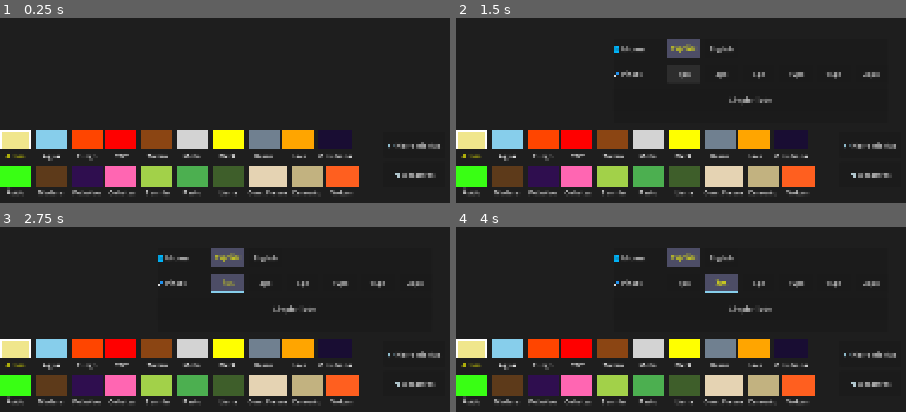
Above: before the commit, frames 1-4 (two rows, left to right).
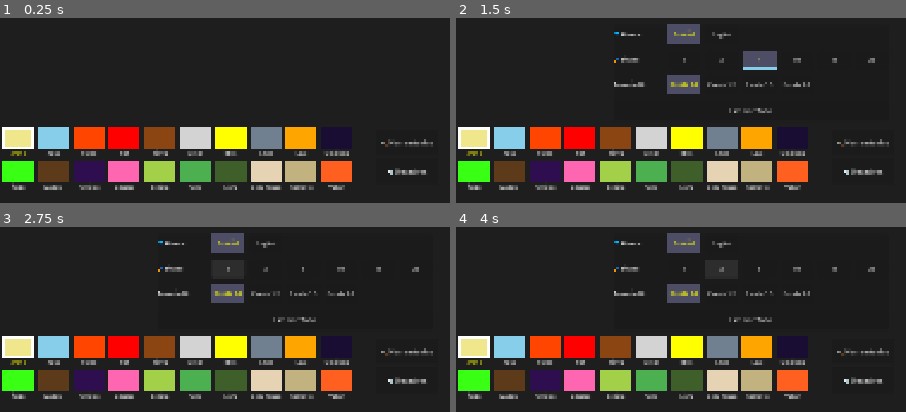
Above: after the commit, the same moments.

Repository: OmarSaez/Sandbox-game
Game: Godot game, scene res://scenes/main/main_scene.tscn
The game is run twice, just before and just after one commit, with the same random seed, the same clock (stepped at 60 frames per second) and the same inputs.
Inputs (mouse positions are in pixels of both pictures, inside the frame that each line leads up to):
- Up to frame 1 (0.25 s): no input
- Up to frame 2 (1.5 s): click "🛠️ Herramientas" at 0.5 s; click (685, 73) at 1.25 s, where only the run before the commit has a clickable "1px"
- Up to frame 3 (2.75 s): click (229, 267) at 2 s, where only the run after the commit has a clickable "1"
- Up to frame 4 (4 s): click (721, 282) at 2.75 s, where only the run before the commit has a clickable "3px"; click (721, 267) at 3.5 s, where only the run after the commit has a clickable "3"

The runs differ from the first frame. In frame 1, 10% of the frame differs, in the area x 0-98%, y 58-96%; in frame 2, 15%, in the area x 0-98%, y 3-96%; in frame 3, 15%; in frame 4, 15%.

Commit message:
Intento de mejorar el tamaño de la IU

Diff:
--- a/sandbox/scenes/main/main_scene.tscn
+++ b/sandbox/scenes/main/main_scene.tscn
@@ -35,7 +35,10 @@
 anchors_preset = 15
 anchor_right = 1.0
 anchor_bottom = 1.0
-offset_right = -160.0
+offset_left = 6.0
+offset_top = -4.0
+offset_right = -154.0
+offset_bottom = -4.0
 grow_horizontal = 2
 grow_vertical = 2
 theme_override_constants/h_separation = 10
@@ -47,10 +50,10 @@
 anchor_left = 1.0
 anchor_right = 1.0
 anchor_bottom = 1.0
-offset_left = -160.0
-offset_top = -16.0
-offset_right = -10.0
-offset_bottom = -16.0
+offset_left = -178.0
+offset_top = -23.0
+offset_right = -28.0
+offset_bottom = -23.0
 grow_horizontal = 0
 grow_vertical = 2
 theme_override_constants/separation = 10
@@ -62,10 +65,10 @@
 anchor_top = 0.5
 anchor_right = 0.5
 anchor_bottom = 0.68
-offset_left = -33.0
-offset_top = 565.0
-offset_right = 367.0
-offset_bottom = 419.40002
+offset_left = -32.0
+offset_top = 546.0
+offset_right = 368.0
+offset_bottom = 400.40002
 grow_horizontal = 2
 grow_vertical = 2
 
@@ -75,9 +78,9 @@
 anchor_top = 0.5
 anchor_right = 0.5
 anchor_bottom = 0.5
-offset_left = 59.0
-offset_top = 555.0
-offset_right = 459.0
-offset_bottom = 755.0
+offset_left = 58.0
+offset_top = 543.0
+offset_right = 458.0
+offset_bottom = 743.0
 grow_horizontal = 2
 grow_vertical = 2
--- a/sandbox/scripts/sandbox/sandbox_grid.gd
+++ b/sandbox/scripts/sandbox/sandbox_grid.gd
@@ -21,6 +21,11 @@
 var is_mouse_over_ui: bool = false
 var brush_radius: int = 2
 var current_language: String = "es" # "es" or "en"
+var ui_scale_level: int = 0 # 0=1.0x, 1=1.2x, 2=1.5x, 3=2.0x
+func _get_ui_scale() -> float:
+	var scales = [1.0, 1.2, 1.5, 2.0]
+	return scales[ui_scale_level]
+
 var ui_elements = {} # To track nodes for re-labeling
 var tools_panel: PanelContainer
 var disaster_panel: PanelContainer
@@ -62,6 +67,8 @@
 		"cem_fresh": "Cem. Fresco",
 		"cement": "Cemento",
 		"volcan": "Volcán",
+		"ui_size": "Tamaño UI",
+		"size": "Escala",
 		"reset": "Limpiar Todo"
 	},
 	"en": {
@@ -97,9 +104,11 @@
 		"seed": "Seed",
 		"grass": "Grass",
 		"vine": "Vine",
-		"cem_fresh": "Fresh Cement",
+		"cem_fresh": "Fresh Cem.",
 		"cement": "Cement",
 		"volcan": "Volcano",
+		"ui_size": "UI Size",
+		"size": "Scale",
 		"reset": "Clear All"
 	}
 }
@@ -292,45 +301,78 @@
 var material_grid: HFlowContainer
 var action_vbox: VBoxContainer
 
+var material_scroll: ScrollContainer
+
 func _setup_main_ui_containers():
+	var s = _get_ui_scale()
 	var ui_root = get_parent().get_node("UI")
 	var main_controls = ui_root.get_node("Controls")
 
-	# We no longer clear the controls!
-	# We expect 'MaterialGrid' and 'ActionButtons' to be physical nodes in the scene.
-
-	# Reference existing nodes or create them if missing (Safety)
-	if main_controls.has_node("MaterialGrid"):
+	# 1. FIND AND WRAP MaterialGrid
+	if not material_grid:
 		material_grid = main_controls.get_node("MaterialGrid")
+
+	# Wrap in scroll if not already wrapped
+	if not material_grid.get_parent() is ScrollContainer:
+		var parent = material_grid.get_parent()
+		var idx = material_grid.get_index()
+
+		# CLONE original layout from MaterialGrid
+		var orig_anchors = [material_grid.anchor_left, material_grid.anchor_top, material_grid.anchor_right, material_grid.anchor_bottom]
+		var orig_offsets = [material_grid.offset_left, material_grid.offset_top, material_grid.offset_right, material_grid.offset_bottom]
+
+		parent.remove_child(material_grid)
+
+		material_scroll = ScrollContainer.new()
+		material_scroll.name = "MaterialScroll"
+		material_scroll.horizontal_scroll_mode = ScrollContainer.SCROLL_MODE_DISABLED
+		material_scroll.vertical_scroll_mode = ScrollContainer.SCROLL_MODE_AUTO
+		material_scroll.size_flags_horizontal = Control.SIZE_EXPAND_FILL
+
+		# APPLY CLONED LAYOUT TO SCROLL
+		material_scroll.anchor_left = orig_anchors[0]
+		material_scroll.anchor_top = orig_anchors[1]
+		material_scroll.anchor_right = orig_anchors[2]
+		material_scroll.anchor_bottom = orig_anchors[3]
+		material_scroll.offset_left = orig_offsets[0]
+		material_scroll.offset_top = orig_offsets[1]
+		material_scroll.offset_right = orig_offsets[2]
+		material_scroll.offset_bottom = orig_offsets[3]
+
+		parent.add_child(material_scroll)
+		parent.move_child(material_scroll, idx)
+		material_scroll.add_child(material_grid)
+
+		material_grid.mouse_entered.connect(func(): is_mouse_over_ui = true)
+		material_grid.mouse_exited.connect(func(): is_mouse_over_ui = false)
+
+		# FORCE GRID TO FILL SCROLL WIDTH
+		material_grid.size_flags_horizontal = Control.SIZE_EXPAND_FILL
 	else:
-		material_grid = HFlowContainer.new()
-		material_grid.name = "MaterialGrid"
-		main_controls.add_child(material_grid)
-
-	if main_controls.has_node("ActionButtons"):
+		material_scroll = material_grid.get_parent()
+		# Keep height dynamic with scale but respect horizontal span
+		material_scroll.custom_minimum_size = Vector2(0, 180 * s)
+
+	# 2. FIND ActionButtons (Stay as they are in scene)
+	if not action_vbox:
 		action_vbox = main_controls.get_node("ActionButtons")
 		action_vbox.mouse_entered.connect(func(): is_mouse_over_ui = true)
 		action_vbox.mouse_exited.connect(func(): is_mouse_over_ui = false)
-	else:
-		action_vbox = VBoxContainer.new()
-		action_vbox.name = "ActionButtons"
-		action_vbox.mouse_entered.connect(func(): is_mouse_over_ui = true)
-		action_vbox.mouse_exited.connect(func(): is_mouse_over_ui = false)
-		main_controls.add_child(action_vbox)
-
-	if material_grid:
-		material_grid.mouse_entered.connect(func(): is_mouse_over_ui = true)
-		material_grid.mouse_exited.connect(func(): is_mouse_over_ui = false)
-
-	# Setup buttons within the material grid if they don't exist
+
+	# CLEAN ONLY CHILDREN FOR REFRESH
+	for child in material_grid.get_children(): child.queue_free()
+	for child in action_vbox.get_children(): child.queue_free()
+
 	_setup_materials_within_grid()
 
 
 func _setup_tools_ui():
+	var s = _get_ui_scale()
 	var ui_root = get_parent().get_node("UI")
 	var tools_btn = Button.new()
 	tools_btn.name = "ToolsBtn"
-	tools_btn.custom_minimum_size = Vector2(150, 60)
+	tools_btn.custom_minimum_size = Vector2(150 * s, 60 * s)
+	tools_btn.add_theme_font_size_override("font_size", 16 * s)
 	tools_btn.text = tr[current_language]["tools"]
 	ui_elements["tools_btn"] = tools_btn
 	action_vbox.add_child(tools_btn)
@@ -340,12 +382,11 @@
 
 	# SETUP INTERNAL BOX IF NOT PRESENT
 	var v_box: VBoxContainer
-	if tools_panel.get_child_count() == 0:
-		v_box = VBoxContainer.new()
-		v_box.add_theme_constant_override("separation", 15)
-		tools_panel.add_child(v_box)
-	else:
-		v_box = tools_panel.get_child(0)
+	for child in tools_panel.get_children(): child.queue_free() # CLEAR OLD PANEL
+
+	v_box = VBoxContainer.new()
+	v_box.add_theme_constant_override("separation", 15 * s)
+	tools_panel.add_child(v_box)
 
 	tools_btn.pressed.connect(func():
 		disaster_panel.visible = false
@@ -357,20 +398,22 @@
 
 	var create_row = func(label_key: String, options: Array, callback: Callable):
 		var h_box = HBoxContainer.new()
-		h_box.add_theme_constant_override("separation", 10)
+		h_box.add_theme_constant_override("separation", 10 * s)
 		var lbl = Label.new()
 		lbl.text = tr[current_language][label_key] + ": "
-		lbl.custom_minimum_size = Vector2(120, 0)
+		lbl.custom_minimum_size = Vector2(120 * s, 0)
+		lbl.add_theme_font_size_override("font_size", 14 * s)
 		ui_elements[label_key + "_lbl"] = lbl
 		h_box.add_child(lbl)
 		for i in range(options.size()):
 			var btn = Button.new()
 			btn.text = options[i]
-			btn.custom_minimum_size = Vector2(80, 45)
+			btn.custom_minimum_size = Vector2(80 * s, 45 * s)
+			btn.add_theme_font_size_override("font_size", 14 * s)
 			var level = i
 			btn.pressed.connect(func(): callback.call(level))
 			h_box.add_child(btn)
-			ui_elements[label_key + "_btn_" + str(i)] = btn # Store to refresh (if static text)
+			ui_elements[label_key + "_btn_" + str(i)] = btn
 		v_box.add_child(h_box)
 
 	# Language Row (First Tool)
@@ -383,16 +426,27 @@
 
 	# BRUSH SIZE ROW
 	var brush_sizes = [0, 1, 2, 5, 7, 12]
-	var brush_labels = ["1px", "3px", "5px", "10px", "15px", "25px"]
+	var brush_labels = ["1", "3", "5", "10", "15", "25"]
 	create_row.call("brush", brush_labels, func(l):
 		brush_radius = brush_sizes[l]
 		_update_highlights()
 	)
 
+	# UI SCALE ROW
+	var scale_labels = [tr[current_language]["size"] + " 1.0", tr[current_language]["size"] + " 1.2", tr[current_language]["size"] + " 1.5", tr[current_language]["size"] + " 2.0"]
+	create_row.call("ui_size", scale_labels, func(l):
+		ui_scale_level = l
+		_setup_main_ui_containers() # REBUILD EVERYTHING WITH NEW SCALE
+		_setup_tools_ui() # REBUILD TOOLS TOO
+		_setup_disaster_ui() # REBUILD DISASTERS TOO
+		tools_panel.visible = true # Keep open
+	)
+
 	# DIRECT RESET BUTTON (Bottom of Tools)
 	var reset_btn = Button.new()
 	reset_btn.text = tr[current_language]["reset"]
-	reset_btn.custom_minimum_size = Vector2(0, 50)
+	reset_btn.custom_minimum_size = Vector2(0, 50 * s) # SCALED
+	reset_btn.add_theme_font_size_override("font_size", 16 * s) # SCALED
 	reset_btn.pressed.connect(func():
 		_clear_all()
 	)
@@ -400,9 +454,11 @@
 	v_box.add_child(reset_btn)
 
 func _setup_disaster_ui():
+	var s = _get_ui_scale()
 	var disaster_btn = Button.new()
 	disaster_btn.name = "DisasterBtn"
-	disaster_btn.custom_minimum_size = Vector2(150, 60)
+	disaster_btn.custom_minimum_size = Vector2(150 * s, 60 * s)
+	disaster_btn.add_theme_font_size_override("font_size", 16 * s)
 	disaster_btn.text = tr[current_language]["disasters"]
 	ui_elements["disaster_btn"] = disaster_btn
 	action_vbox.add_child(disaster_btn)
@@ -412,12 +468,11 @@
 	disaster_panel.mouse_filter = Control.MOUSE_FILTER_STOP
 
 	var v_box: VBoxContainer
-	if disaster_panel.get_child_count() == 0:
-		v_box = VBoxContainer.new()
-		v_box.add_theme_constant_override("separation", 15)
-		disaster_panel.add_child(v_box)
-	else:
-		v_box = disaster_panel.get_child(0)
+	for child in disaster_panel.get_children(): child.queue_free() # CLEAR OLD PANEL
+
+	v_box = VBoxContainer.new()
+	v_box.add_theme_constant_override("separation", 15 * s)
+	disaster_panel.add_child(v_box)
 
 	disaster_btn.pressed.connect(func():
 		tools_panel.visible = false
@@ -429,17 +484,19 @@
 
 	var create_row = func(label_key: String, options_keys: Array, callback: Callable):
 		var h_box = HBoxContainer.new()
-		h_box.add_theme_constant_override("separation", 10)
+		h_box.add_theme_constant_override("separation", 10 * s)
 		var lbl = Label.new()
 		lbl.text = tr[current_language][label_key] + ": "
-		lbl.custom_minimum_size = Vector2(120, 0)
+		lbl.custom_minimum_size = Vector2(120 * s, 0)
+		lbl.add_theme_font_size_override("font_size", 14 * s)
 		ui_elements[label_key + "_lbl"] = lbl
 		h_box.add_child(lbl)
 		for i in range(options_keys.size()):
 			var osk = options_keys[i]
 			var btn = Button.new()
 			btn.text = tr[current_language][osk]
-			btn.custom_minimum_size = Vector2(80, 45)
+			btn.custom_minimum_size = Vector2(80 * s, 45 * s)
+			btn.add_theme_font_size_override("font_size", 14 * s)
 			btn.pressed.connect(func(): callback.call(i))
 			h_box.add_child(btn)
 			ui_elements[label_key + "_btn_" + str(i)] = [btn, osk] # Store button and key for translation
@@ -466,13 +523,23 @@
 	)
 
 func _refresh_ui_text():
+	var s = _get_ui_scale()
 	for key in ui_elements:
 		var node_data = ui_elements[key]
 
 		# Handle direct button nodes (Tools/Disasters)
-		if key == "tools_btn": node_data.text = tr[current_language]["tools"]
-		elif key == "disaster_btn": node_data.text = tr[current_language]["disasters"]
-		elif key == "reset_btn": node_data.text = tr[current_language]["reset"]
+		if key == "tools_btn":
+			node_data.text = tr[current_language]["tools"]
+			node_data.custom_minimum_size = Vector2(150 * s, 60 * s)
+			node_data.add_theme_font_size_override("font_size", 16 * s)
+		elif key == "disaster_btn":
+			node_data.text = tr[current_language]["disasters"]
+			node_data.custom_minimum_size = Vector2(150 * s, 60 * s)
+			node_data.add_theme_font_size_override("font_size", 16 * s)
+		elif key == "reset_btn":
+			node_data.text = tr[current_language]["reset"]
+			node_data.custom_minimum_size = Vector2(0, 50 * s)
+			node_data.add_theme_font_size_override("font_size", 16 * s)
 
 		# Handle Labels (Main labels for rows and material names)
 		elif node_data is Label:
@@ -480,33 +547,50 @@
 				var pure_key = key.replace("_mat_lbl", "")
 				if tr[current_language].has(pure_key):
 					node_data.text = tr[current_language][pure_key]
+					node_data.add_theme_font_size_override("font_size", 12 * s) # Scale material label font
 			elif key.ends_with("_lbl"):
 				var pure_key = key.replace("_lbl", "")
 				if tr[current_language].has(pure_key):
 					node_data.text = tr[current_language][pure_key] + ": "
+					node_data.custom_minimum_size = Vector2(120 * s, 0)
+					node_data.add_theme_font_size_override("font_size", 14 * s)
 
 		# Handle Intensity Buttons (Stored as Array [Btn, Key])
 		elif node_data is Array:
 			var btn = node_data[0]
 			var osk = node_data[1]
 			btn.text = tr[current_language][osk]
+			btn.custom_minimum_size = Vector2(80 * s, 45 * s)
+			btn.add_theme_font_size_override("font_size", 14 * s)
+		# Handle other buttons in rows (lang, brush, ui_size)
+		elif node_data is Button:
+			if key.begins_with("lang_btn_") or key.begins_with("brush_btn_"):
+				node_data.custom_minimum_size = Vector2(80 * s, 45 * s)
+				node_data.add_theme_font_size_override("font_size", 14 * s)
+			elif key.begins_with("ui_size_btn_"):
+				var idx = int(key.split("_")[-1])
+				var scale_labels = [tr[current_language]["size"] + " 1.0", tr[current_language]["size"] + " 1.2", tr[current_language]["size"] + " 1.5", tr[current_language]["size"] + " 2.0"]
+				node_data.text = scale_labels[idx]
+				node_data.custom_minimum_size = Vector2(80 * s, 45 * s)
+				node_data.add_theme_font_size_override("font_size", 14 * s)
 
 func _add_button(key: String, mat_id: int):
+	var s = _get_ui_scale()
 	var main_vbox = VBoxContainer.new()
 	main_vbox.alignment = BoxContainer.ALIGNMENT_CENTER
-	main_vbox.custom_minimum_size = Vector2(75, 70) # UNIFORM SIZE FOR ALL
+	main_vbox.custom_minimum_size = Vector2(75 * s, 70 * s) # UNIFORM SIZE FOR ALL
 
 	# Icon Wrapper (for border)
 	var icon_panel = PanelContainer.new()
 	var icon_style = StyleBoxFlat.new()
 	icon_style.bg_color = Color(0,0,0,0) # Transparent background
 	icon_panel.add_theme_stylebox_override("panel", icon_style)
-	icon_panel.custom_minimum_size = Vector2(50, 50) # 40 + 5 + 5 for border
+	icon_panel.custom_minimum_size = Vector2(50 * s, 50 * s) # 40 + 5 + 5 for border
 
 	# Icon (ColorRect)
 	var icon = ColorRect.new()
 	icon.color = material_colors_raw[mat_id]
-	icon.custom_minimum_size = Vector2(40, 40)
+	icon.custom_minimum_size = Vector2(40 * s, 40 * s)
 	icon.mouse_filter = Control.MOUSE_FILTER_PASS
 
 	# Connect icon click to selection
@@ -526,6 +610,7 @@
 	btn.text = tr[current_language][key]
 	btn.horizontal_alignment = HORIZONTAL_ALIGNMENT_CENTER
 	btn.mouse_filter = Control.MOUSE_FILTER_PASS
+	btn.add_theme_font_size_override("font_size", 12 * s) # Scaled font size
 	# ALSO CLICKABLE LABEL
 	btn.gui_input.connect(func(event):
 		if event is InputEventMouseButton and event.pressed:
@@ -583,6 +668,9 @@
 				elif key.begins_with("lang_btn_"):
 					var idx = int(key.split("_")[-1])
 					if (idx == 1 and current_language == "en") or (idx == 0 and current_language == "es"): is_active = true
+				elif key.begins_with("ui_size_btn_"):
+					var idx = int(key.split("_")[-1])
+					if idx == ui_scale_level: is_active = true
 				elif key.begins_with("weather_btn_"):
 					if int(key.split("_")[-1]) == current_weather: is_active = true
 				elif key.begins_with("quake_btn_"):
